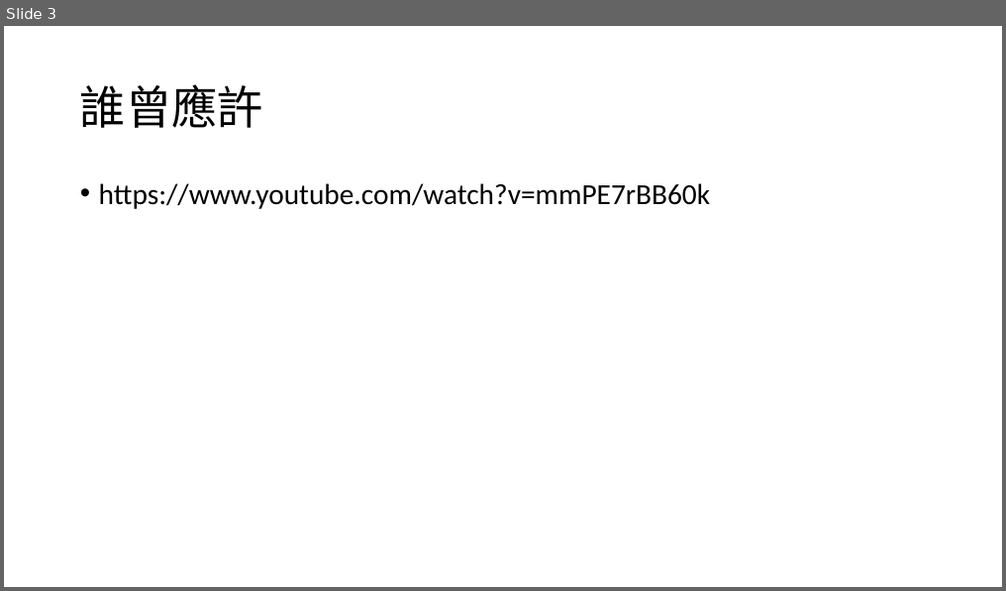
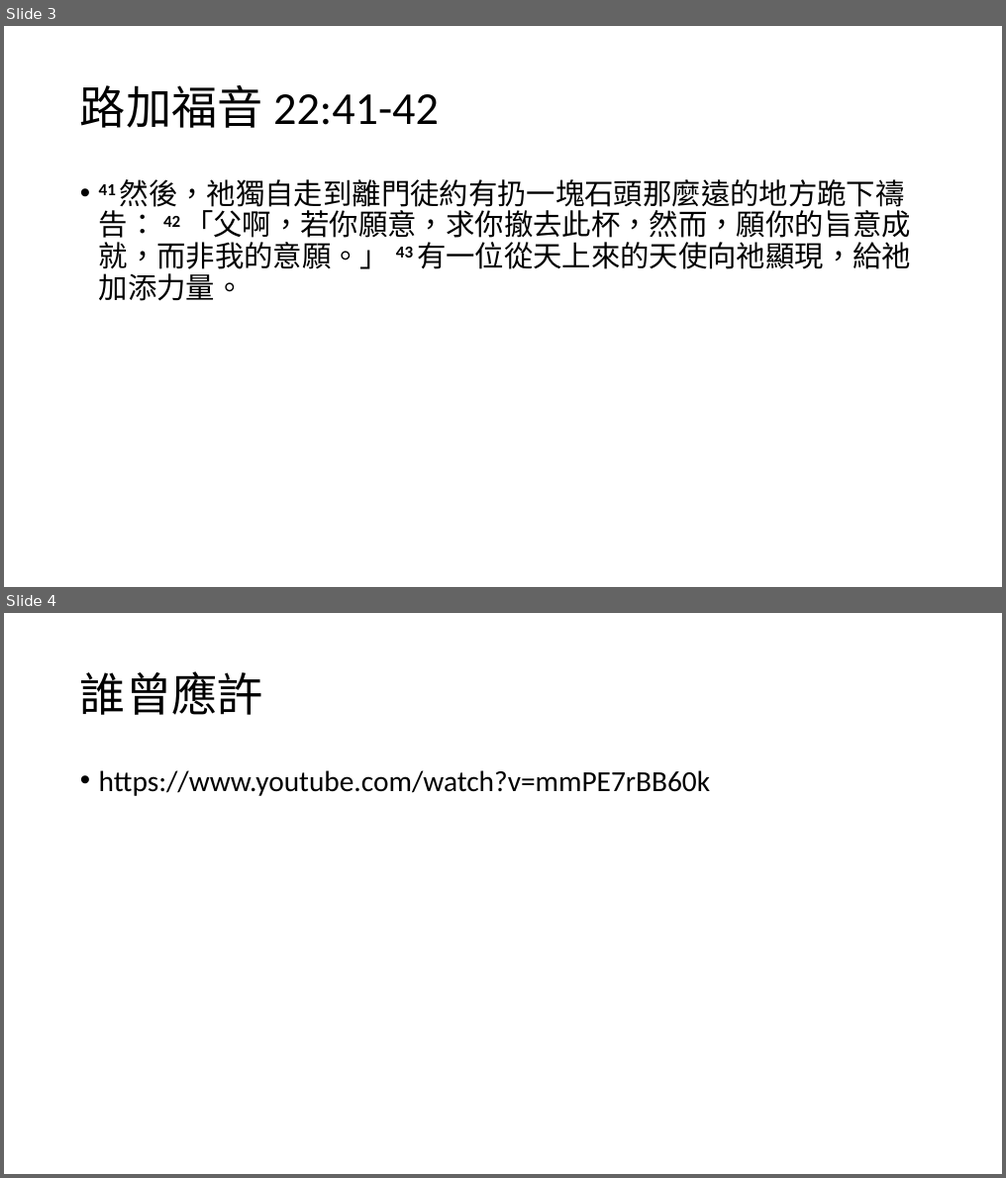
Before and after one commit to the-gates-of-Zion/24102020, a slide deck: share.pptx. Shown one above the other, each under a label of ours: slide 3 before the commit, slides 3 and 4 after it. The pictures are 1006x591 and 1006x1178 pixels, drawn with LibreOffice and Linux fonts; fonts in the diff are those of the drawing. Boxes give left, top, right and bottom in pixels: in the first picture for what was removed or moved away, otherwise in the second. Text is boxed around its words. In the diff, an @@ line names an element or a change of style, - is before the commit and + after.

```diff
--- a/share.pptx
+++ b/share.pptx
@@ slide 3 added at <box>4,26,1002,587</box>, background #FFFFFF @@
@@ title added at <box>80,85,439,128</box>, 44 pt, text #000000 @@
+路加福音 22:41-42
@@ text added at <box>99,179,911,301</box>, 28 pt, text #000000 @@
+• 41 然後，祂獨自走到離門徒約有扔一塊石頭那麼遠的地方跪下禱告： 42 「父啊，若你願意，求你撤去此杯，然而，願你的旨意成就，而非我的意願。」 43 有一位從天上來的天使向祂顯現，給祂加添力量。
@@ what was slide 3 is now slide 4 @@
```
Also in this commit, not shown: 1 slide changed.
